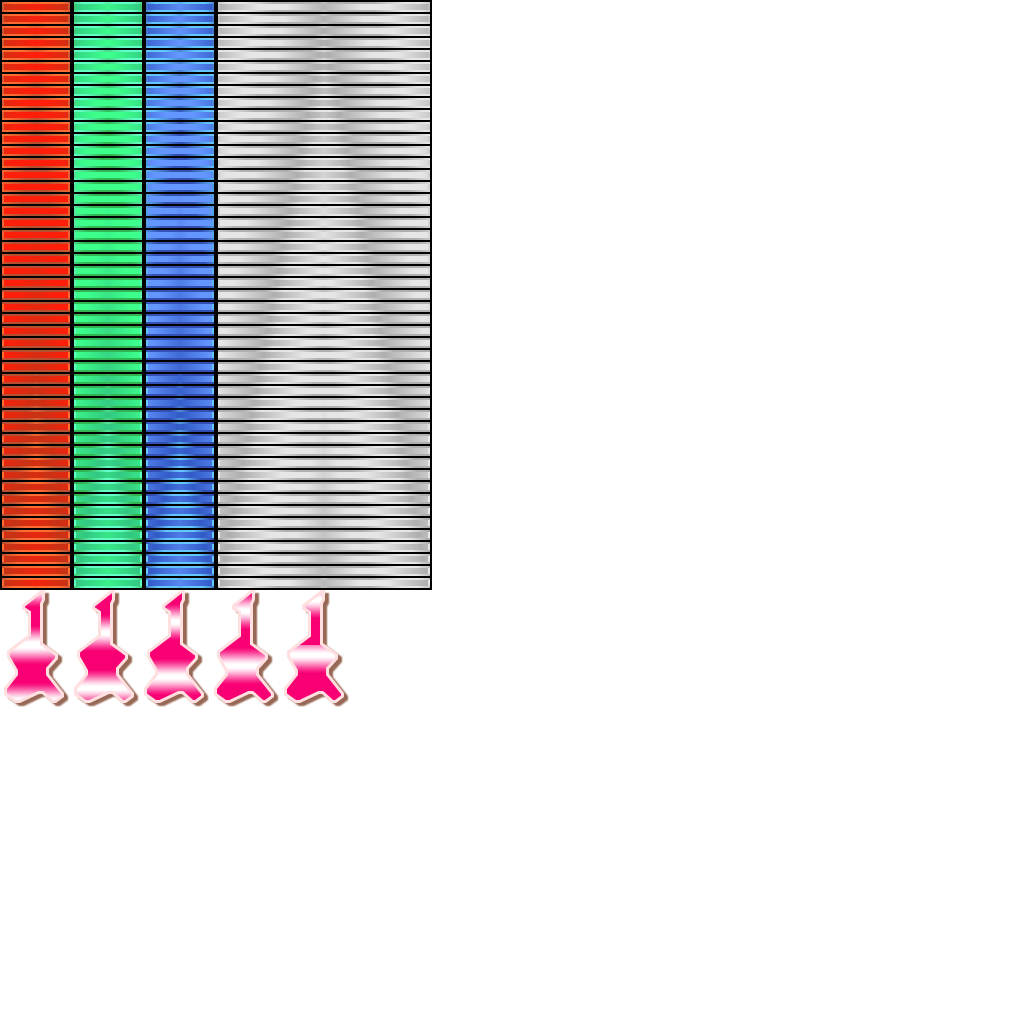
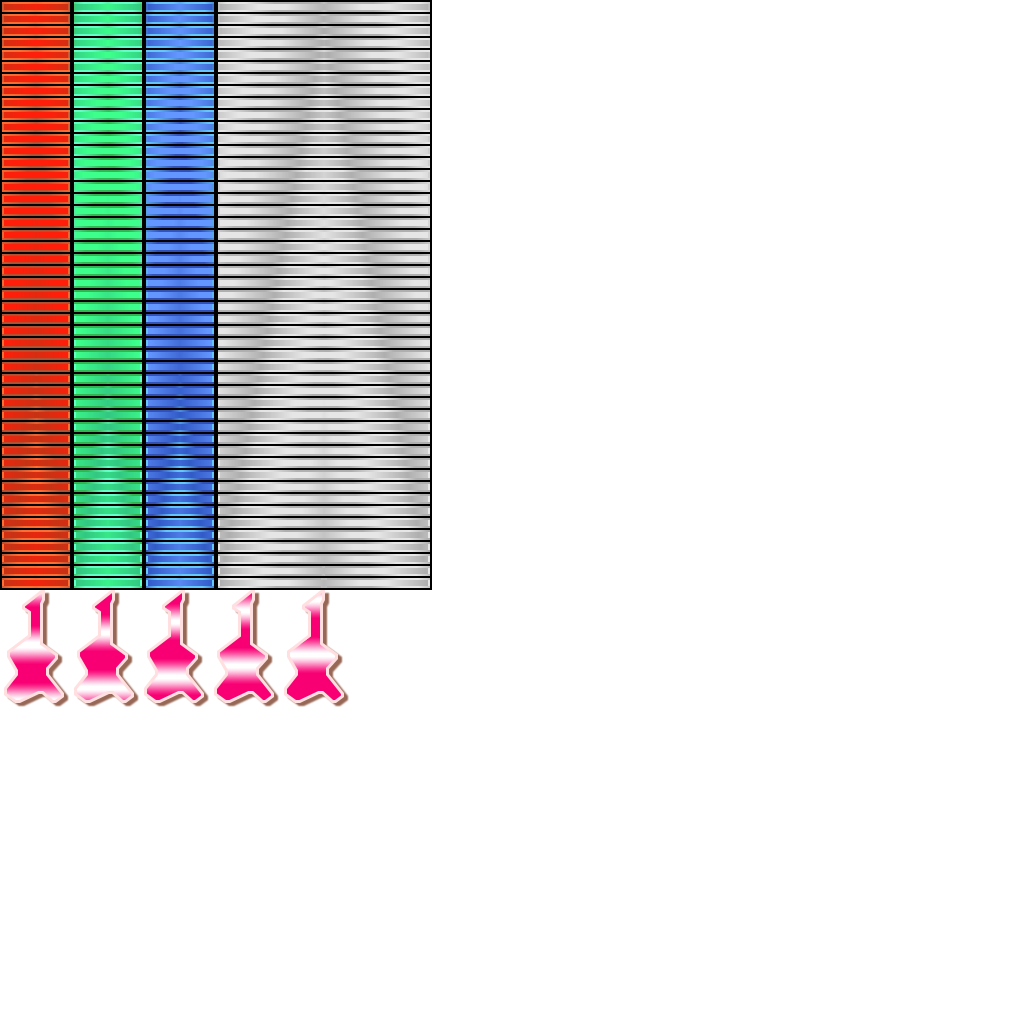
Two versions of the same layered image (1024 x 1024). Layer-by-layer changes:
added layer "レイヤー 2" in group "Walingチップ" over [300, 637, 320, 645]
